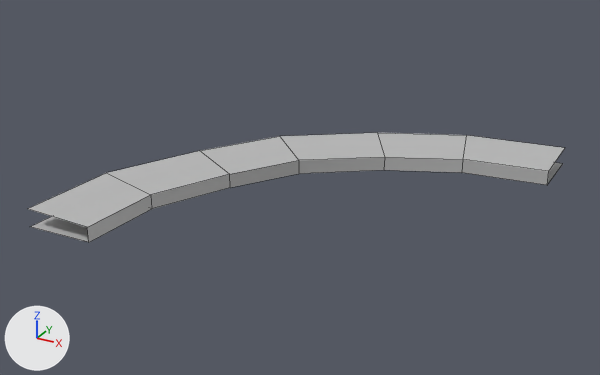
A saved change to the FBX model ClockMate/Assets/03.Art/Env/ClockTower/C_Wall03.fbx.
Camera for both pictures: a 50 mm camera at (17.8, -55.3, 38.4) aimed at (-24.4, 21.3, 0.1). Every picture has the same lights, and +X, +Y and +Z are marked at lower left. The first picture is the older version. Mesh edges are drawn as thin lines. Where no turn or scale is listed for an object, it has been applied to the vertices.

The older version as bpy lines, for what is in view:
```python
me_mesh = bpy.data.meshes.new('Mesh')
me_mesh.from_pydata(...)  # 28 vertices, 18 faces; spans x -45.2..0.0, y 0.0..45.2, z -1.0..1.0
me_mesh.materials.append(mat_lambert3)  # grey #bcbcbc
ob_c_wall03 = bpy.data.objects.new('C_Wall03', me_mesh)
ob_c_wall03.location = (0.0, 0.0, 0.37)
```
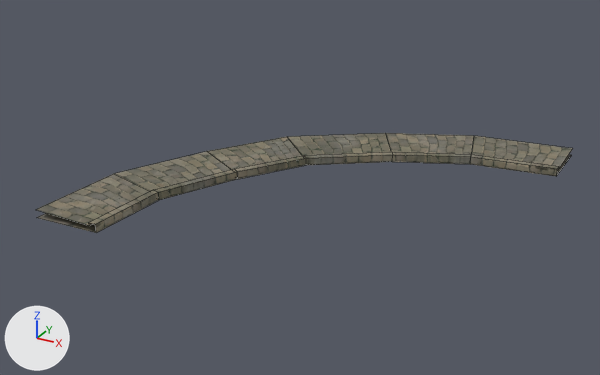
What the commit changed:
Picture 'Stylized_Inca_Trim_metallic.png' (img_stylized_inca_trim_metallic_png) is new.
Picture 'Stylized_Inca_Trim_basecolor.png' (img_stylized_inca_trim_basecolor_png) is new.
Picture 'Stylized_Inca_Trim_roughness.png' (img_stylized_inca_trim_roughness_png) is new.
Picture 'Stylized_Inca_Trim_normal.png' (img_stylized_inca_trim_normal_png) is new.
Material 'Material #43' (mat_material__43) is new.
Uses the picture img_stylized_inca_trim_basecolor_png.
Uses the picture img_stylized_inca_trim_metallic_png.
Uses the picture img_stylized_inca_trim_normal_png.
Uses the picture img_stylized_inca_trim_roughness_png.
me_mesh is used by ob_c_wall03; location (0.0, 0.0, 0.37).
me_mesh had 28 vertices, 18 faces and spanned x -45.2..0.0, y 0.0..45.2, z -1.0..1.0.
me_mesh now has 44 vertices, 31 faces and spans x -45.2..0.0, y 0.0..45.2, z 0.1..1.3.
Part 1, on me_mesh:
13 vertices are removed from x -45.2..0.0, y 0.0..45.2, z -1.0..0.9.
14 faces are deleted.
6 vertices move from x -32.0..-18.5, y 18.5..32.0, z -0.9..0.9 to x -32.8..-18.9, y 18.9..32.8, z 0.9..1.3.
24 vertices are added at x -45.2..0.0, y 0.0..45.2, z 0.1..1.3.
5 new vertices lie (0.0, 0.0, 0.9) away from vertices in x -36.4..-10.0, y 9.5..35.8, z 0.3.
27 new faces join them.
me_mesh part 2: 4 faces spanning x -39.1..-18.9, y 18.9..39.1, z 0.9..1.3 switch from mat_lambert3 (grey #bcbcbc) to mat_material__43.
Object 'C_Wall03' (ob_c_wall03) moves from (0.0, 0.0, 0.37) to (0.88, 0.28, 0.37).

Changed parts and their boxes [x1, y1, x2, y2] in the pictures (600 x 375 px):
'C_Wall03', reshaped, moved (8% shorter)
    before: [28, 133, 565, 242]
    after: [35, 133, 573, 233]
part 1 of me_mesh, reshaped
    before: [28, 133, 565, 242]
    after: [35, 133, 573, 233]
part 2 of me_mesh, recoloured (darker)
    before: [201, 133, 385, 188]
    after: [207, 133, 391, 170]
